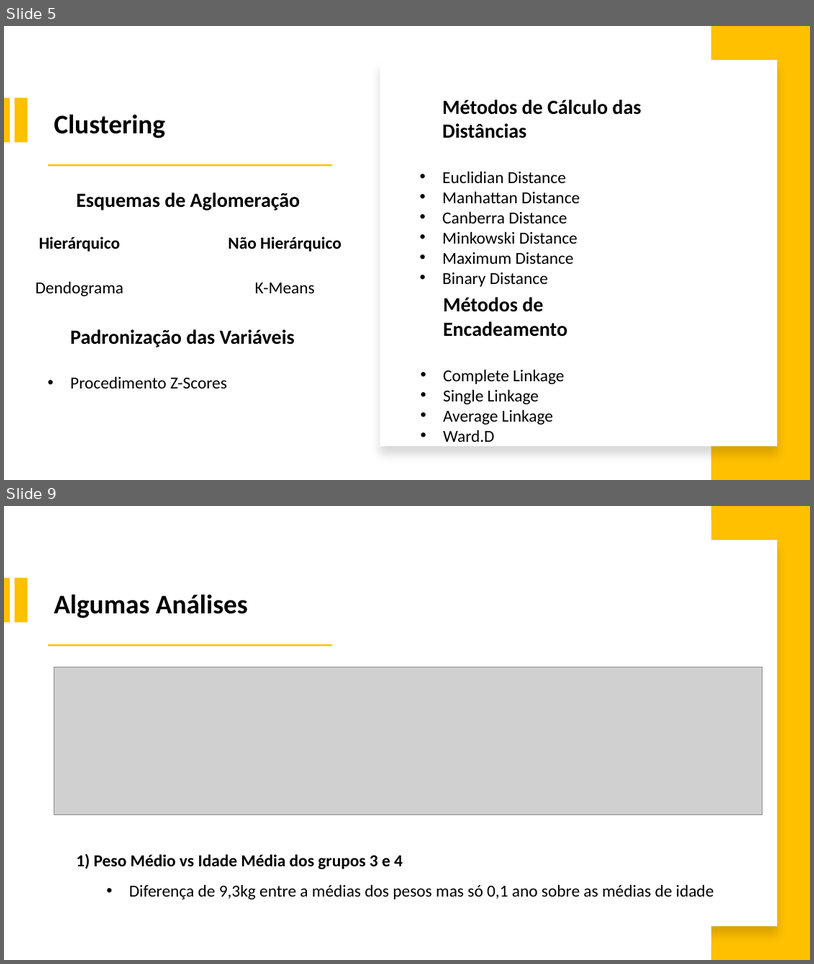
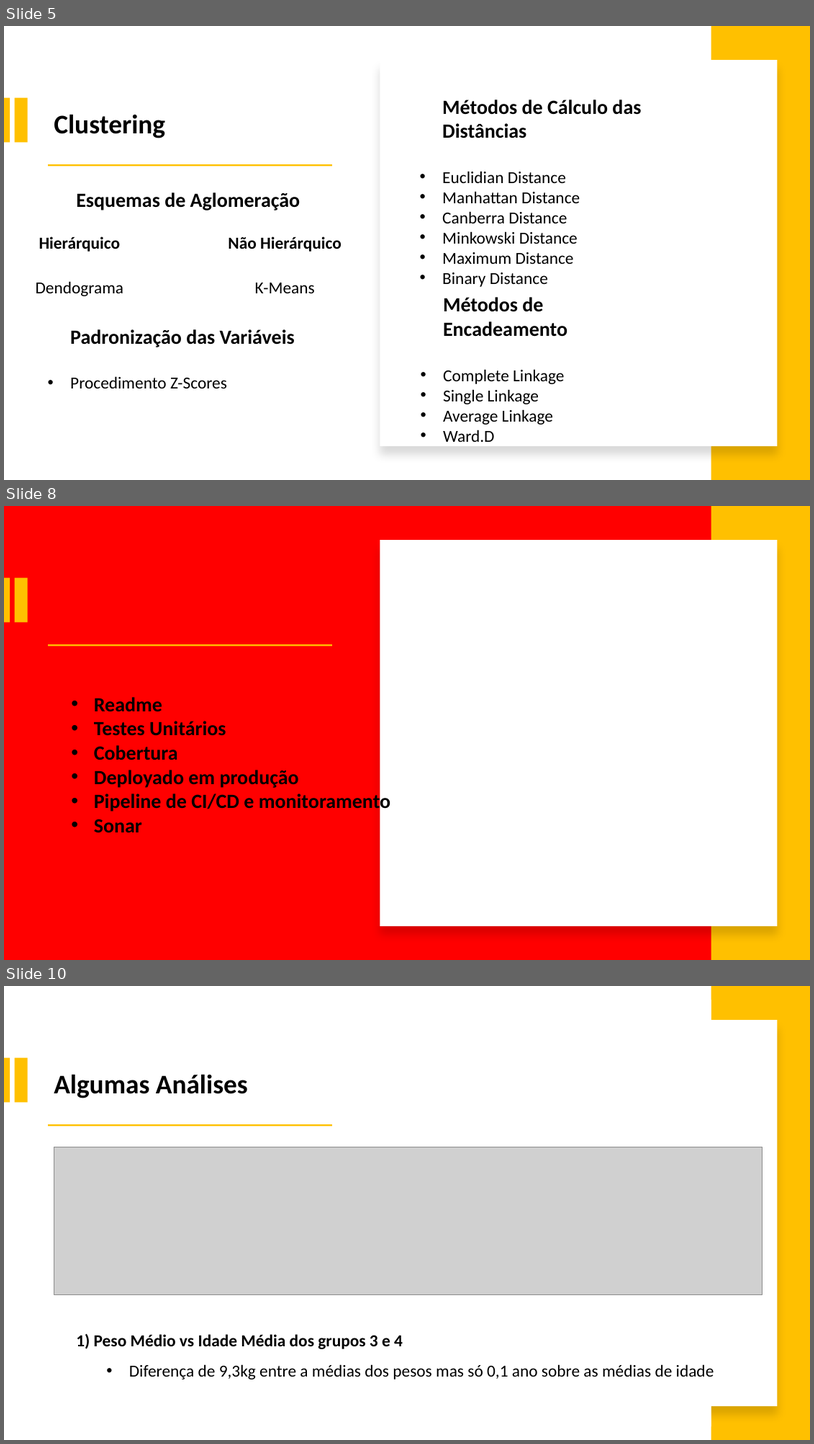
Before and after one commit to israeljmcarvalho/portfolioicarvalho, a slide deck: slides/Slides Portfólio Israel J. M. Carvalho.pptx. Shown one above the other, each under a label of ours: slides 5 and 9 before the commit, slides 5, 8 and 10 after it; the slides between them are not shown. The pictures are 814x964 and 814x1444 pixels, drawn with LibreOffice and Linux fonts; fonts in the diff are those of the drawing; grey boxes stand for pictures. Boxes give left, top, right and bottom in pixels: in the first picture for what was removed or moved away, otherwise in the second. Text is boxed around its words. In the diff, an @@ line names an element or a change of style, - is before the commit and + after.

```diff
--- a/slides/Slides Portfólio Israel J. M. Carvalho.pptx
+++ b/slides/Slides Portfólio Israel J. M. Carvalho.pptx
@@ slide 8 added at [4, 506, 810, 960], background #FF0000 @@
@@ rectangle added at [712, 506, 810, 960], fill #FFC000 @@
@@ rectangle added at [381, 540, 778, 926], fill #FFFFFF @@
@@ rectangle added at [4, 577, 10, 622], fill #FFC000 @@
@@ rectangle added at [14, 577, 27, 622], fill #FFC000 @@
@@ rectangle added at [48, 644, 332, 646], fill #FFC000 @@
@@ text added at [94, 697, 391, 833], 24 pt, text #000000, bold @@
+    • Readme
+    • Testes Unitários
+    • Cobertura
+    • Deployado em produção
+    • Pipeline de CI/CD e monitoramento
+    • Sonar
@@ what was slide 9 is now slide 10 @@
```
Also in this commit, not shown: 5 slides changed, 1 other slide added, 8 slides removed, 13 other files.
